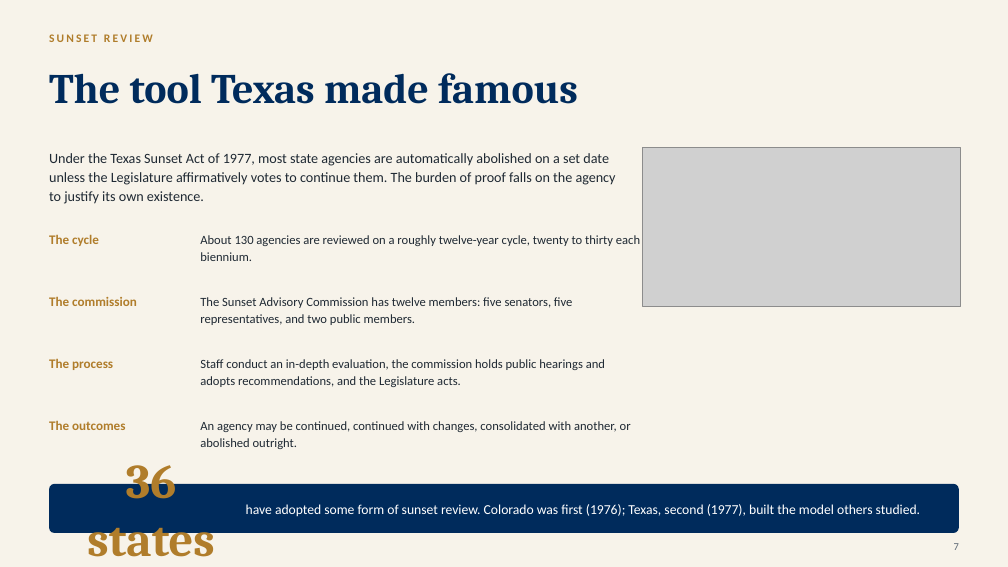
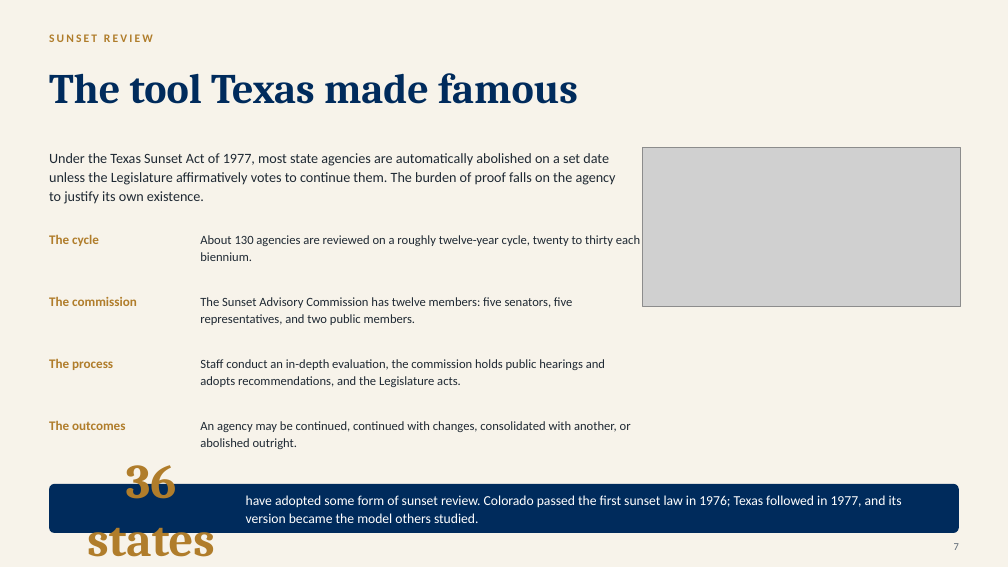
Before and after one commit to ProfessorJaredAlanStewart/texas-govt-modules, a slide deck: slide 8 of slides/Chapter 18 - The Texas Bureaucracy and Sunset Review (Lecture Deck).pptx. Drawn at 1008x567 pixels with LibreOffice and Linux fonts; fonts in the diff are those of the drawing; grey boxes stand for pictures. Boxes give left, top, right and bottom in pixels: in the first picture for what was removed or moved away, otherwise in the second. Text is boxed around its words. In the diff, an @@ line names an element or a change of style, - is before the commit and + after.

```diff
--- a/slides/Chapter 18 - The Texas Bureaucracy and Sunset Review (Lecture Deck).pptx
+++ b/slides/Chapter 18 - The Texas Bureaucracy and Sunset Review (Lecture Deck).pptx
@@ text at (246,495,902,523): text changed @@
-have adopted some form of sunset review. Colorado was first (1976); Texas, second (1977), built the model others studied.
+have adopted some form of sunset review. Colorado passed the first sunset law in 1976; Texas followed in 1977, and its version became the model others studied.
```
Also in this commit, not shown: 19 other files.
